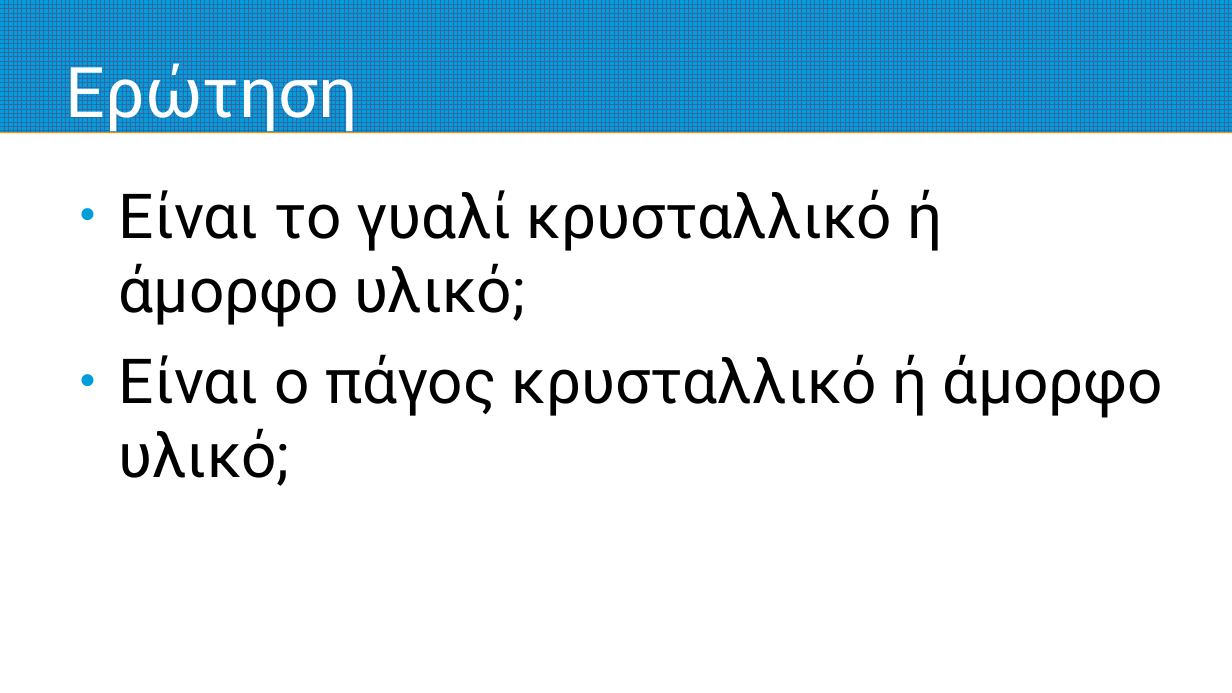
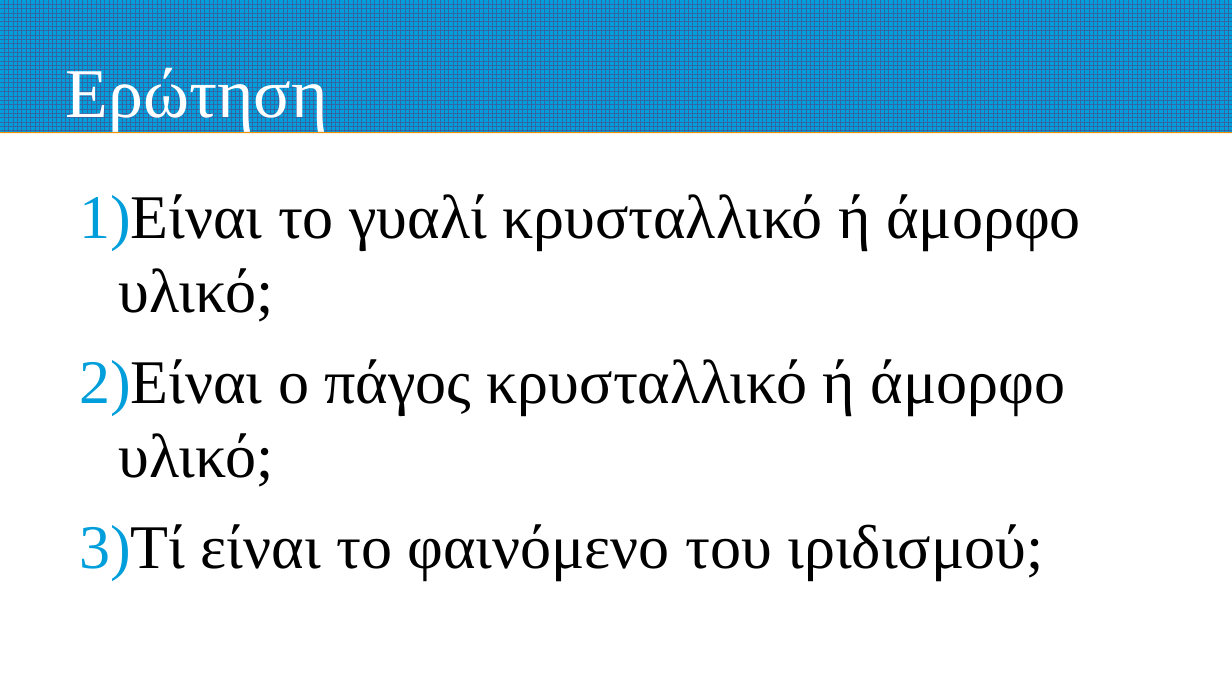
Before and after one commit to nickaiva/epas, a slide deck: slide 9 of preciousStones.odp. Drawn at 1232x693 pixels with LibreOffice and Linux fonts; fonts in the diff are those of the drawing. Boxes give left, top, right and bottom in pixels: in the first picture for what was removed or moved away, otherwise in the second. Text is boxed around its words. In the diff, an @@ line names an element or a change of style, - is before the commit and + after.

```diff
--- a/preciousStones.odp
+++ b/preciousStones.odp
@@ title "Ερώτηση" at box(66, 63, 328, 131): font Roboto to Times New Roman @@
@@ text at box(79, 194, 1080, 487): font Roboto to Times New Roman in "Είναι το γυαλί κρυσταλλικό ή άμορφο υλικό;", "Είναι ο πάγος κρυσταλλικό ή άμορφο υλικό;"; bullet ● to 1) @@
@@ text at box(79, 524, 1044, 580): paragraph added @@
+3) Τί είναι το φαινόμενο του ιριδισμού;
```
Also in this commit, not shown: 32 other slides changed, 3 slides added, 1 other file.
